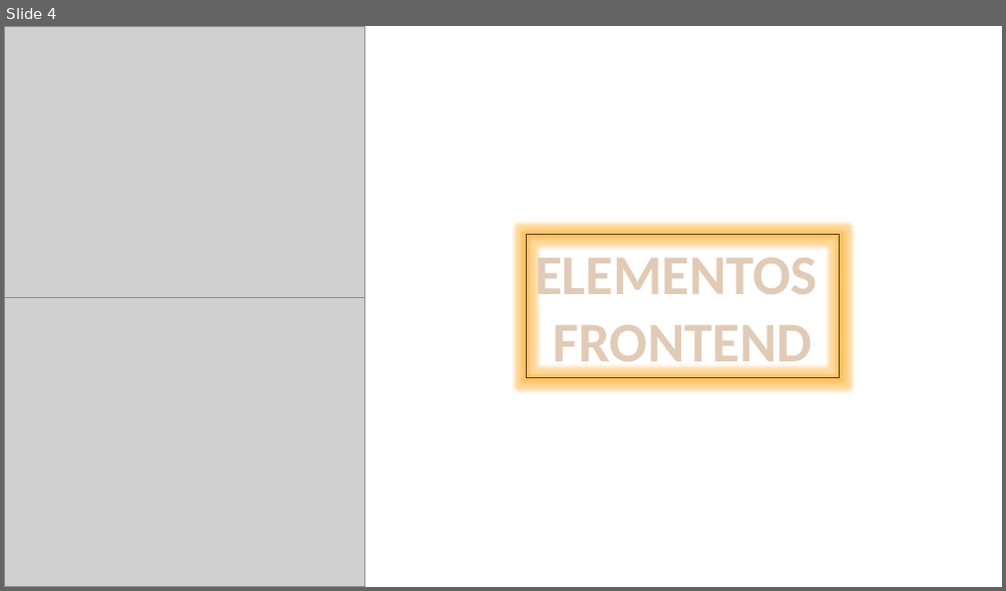
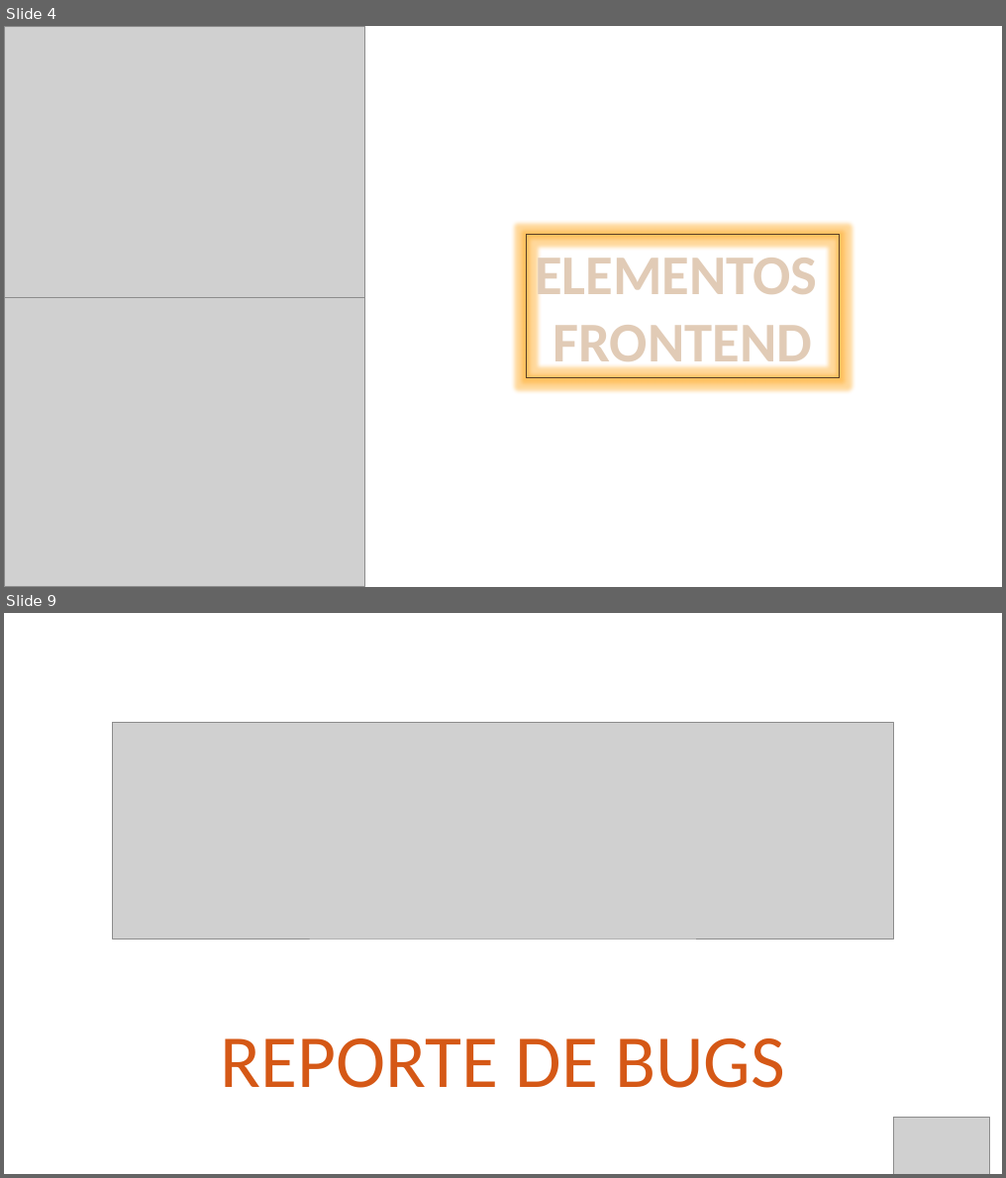
Before and after one commit to sulayloor/proyecto-final-coderhouse, a slide deck: PROYECTO FINAL 1.pptx. Shown one above the other, each under a label of ours: slide 4 before the commit, slides 4 and 9 after it; the slides between them are not shown. The pictures are 1006x591 and 1006x1178 pixels, drawn with LibreOffice and Linux fonts; fonts in the diff are those of the drawing; grey boxes stand for pictures. Boxes give left, top, right and bottom in pixels: in the first picture for what was removed or moved away, otherwise in the second. Text is boxed around its words. In the diff, an @@ line names an element or a change of style, - is before the commit and + after.

```diff
--- a/PROYECTO FINAL 1.pptx
+++ b/PROYECTO FINAL 1.pptx
@@ slide 9 added at (4,613,1002,1174), background #FFFFFF @@
@@ picture added at (113,722,893,939) @@
@@ text added at (221,1039,785,1088), 72 pt, text #D55816 @@
+REPORTE DE BUGS
@@ picture added at (893,1118,989,1174) @@
```
Also in this commit, not shown: 5 slides changed, 11 other slides added, 1 other file.
